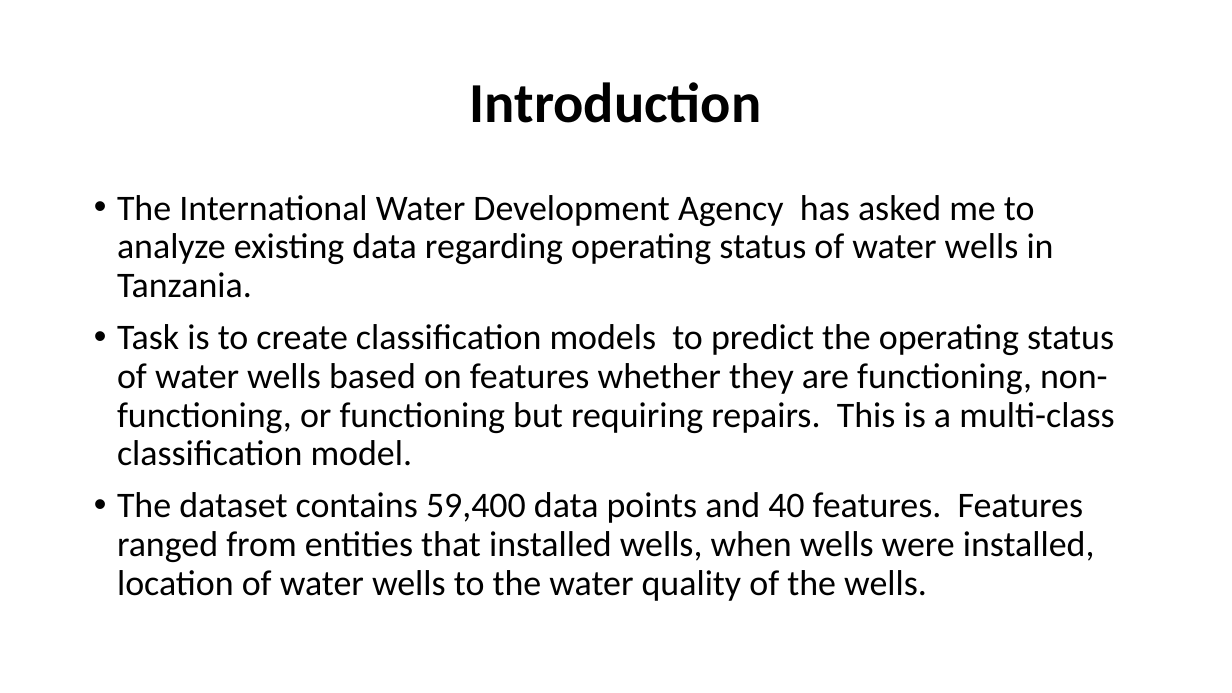
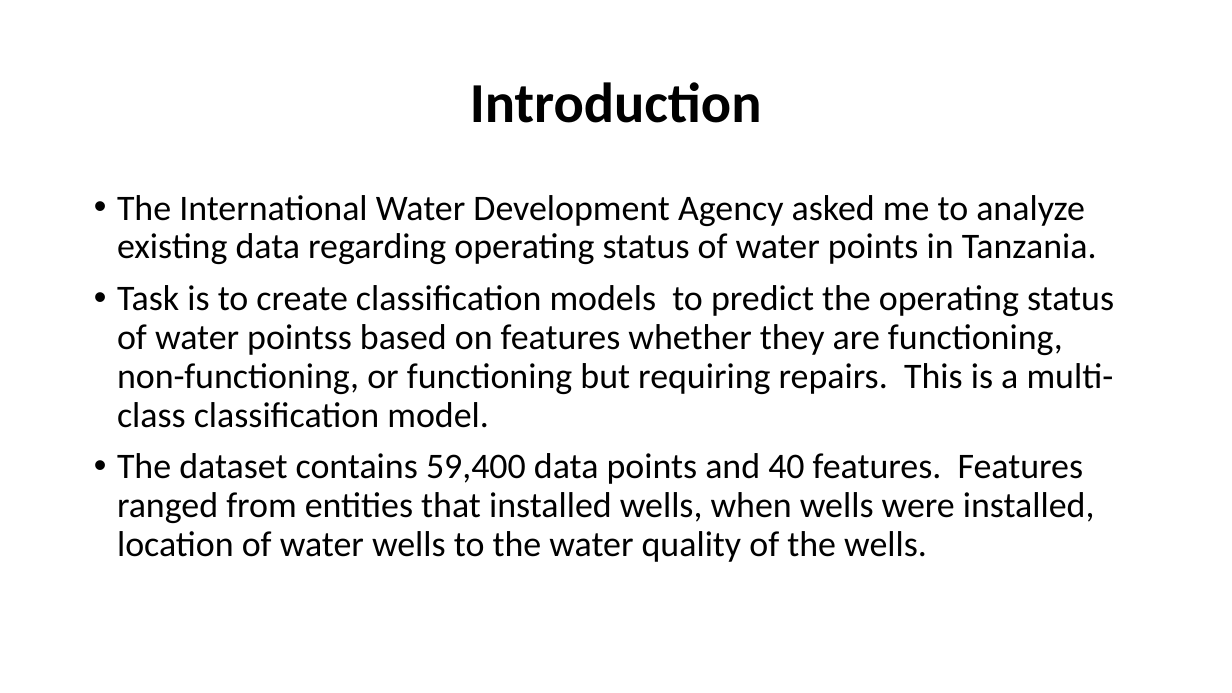
Before and after one commit to davidrtorres/Model-3-Tanzania-Water-Crisis, a slide deck: slide 2 of Presentation1.pptx. Drawn at 1232x693 pixels with LibreOffice and Linux fonts; fonts in the diff are those of the drawing. Boxes give left, top, right and bottom in pixels: in the first picture for what was removed or moved away, otherwise in the second. Text is boxed around its words. In the diff, an @@ line names an element or a change of style, - is before the commit and + after.

```diff
--- a/Presentation1.pptx
+++ b/Presentation1.pptx
@@ text at box(117, 195, 1114, 428): text changed @@
-• The International Water Development Agency has asked me to analyze existing data regarding operating status of water wells in Tanzania.
-• Task is to create classification models to predict the operating status of water wells based on features whether they are functioning, non-functioning, or functioning but requiring repairs. This is a multi-class classification model.
+• The International Water Development Agency asked me to analyze existing data regarding operating status of water points in Tanzania.
+• Task is to create classification models to predict the operating status of water pointss based on features whether they are functioning, non-functioning, or functioning but requiring repairs. This is a multi-class classification model.
```
Also in this commit, not shown: 3 other slides changed, 3 slides removed, 3 other files.
